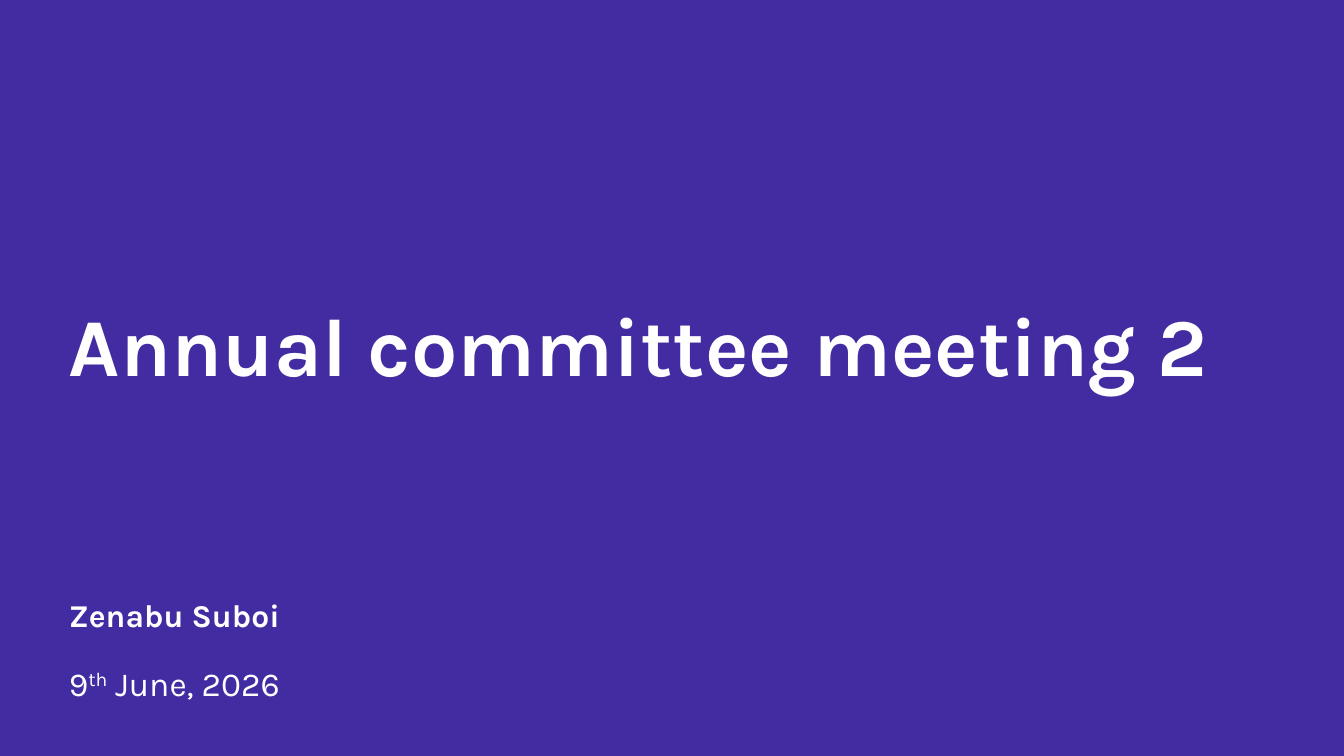
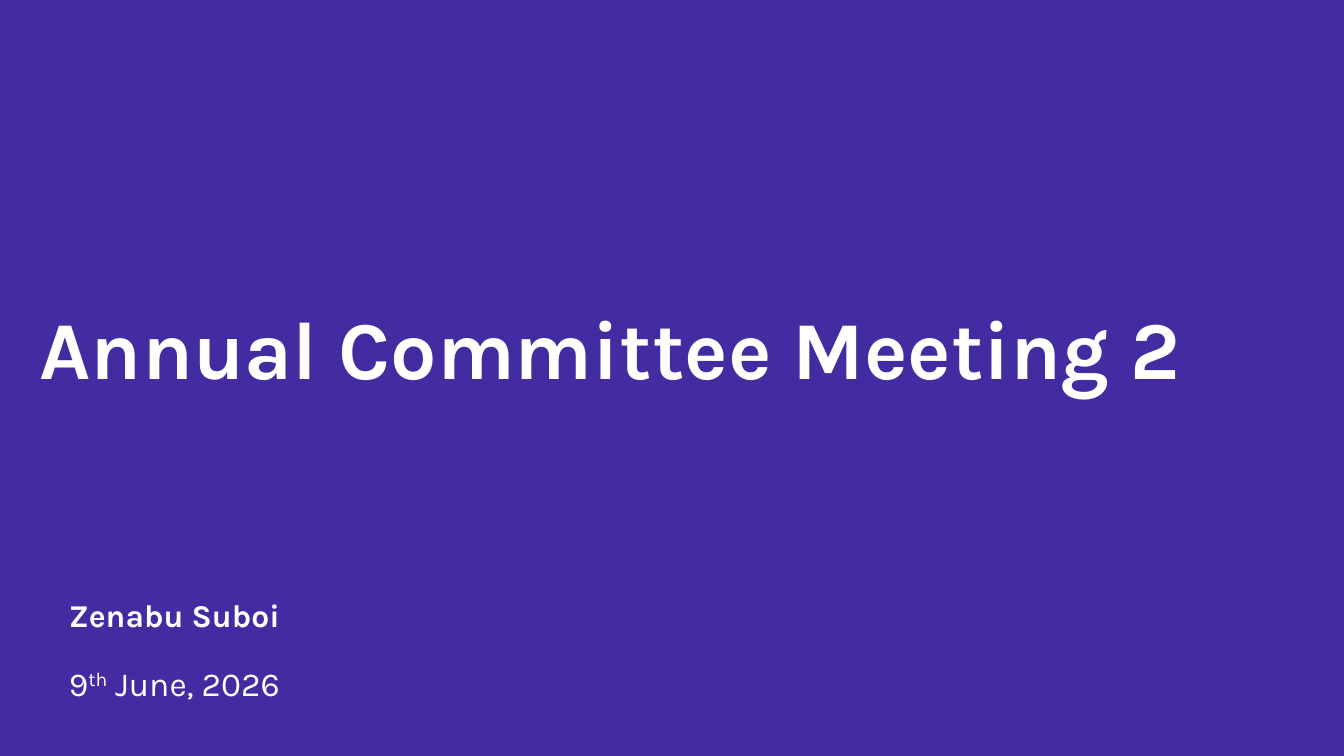
Before and after one commit to zenabusuboi/MySWISS-TPH, a slide deck: slide 1 of ZenabuPhD/COMMUNITY PROTECTION/PRESENTATIONS/CommProt_Presentation4_AnnualCommitteeMeeting2_2026.pptx. Drawn at 1344x756 pixels with LibreOffice and Linux fonts; fonts in the diff are those of the drawing; background and template pictures are left out. Boxes give left, top, right and bottom in pixels: in the first picture for what was removed or moved away, otherwise in the second. Text is boxed around its words. In the diff, an @@ line names an element or a change of style, - is before the commit and + after.

```diff
--- a/ZenabuPhD/COMMUNITY PROTECTION/PRESENTATIONS/CommProt_Presentation4_AnnualCommitteeMeeting2_2026.pptx
+++ b/ZenabuPhD/COMMUNITY PROTECTION/PRESENTATIONS/CommProt_Presentation4_AnnualCommitteeMeeting2_2026.pptx
@@ title at [40,320,1180,399]: text changed @@
-Annual committee meeting 2
+Annual Committee Meeting 2
```
Also in this commit, not shown: 17 other slides changed, 8 slides added, 3 slides removed, 45 other files.
